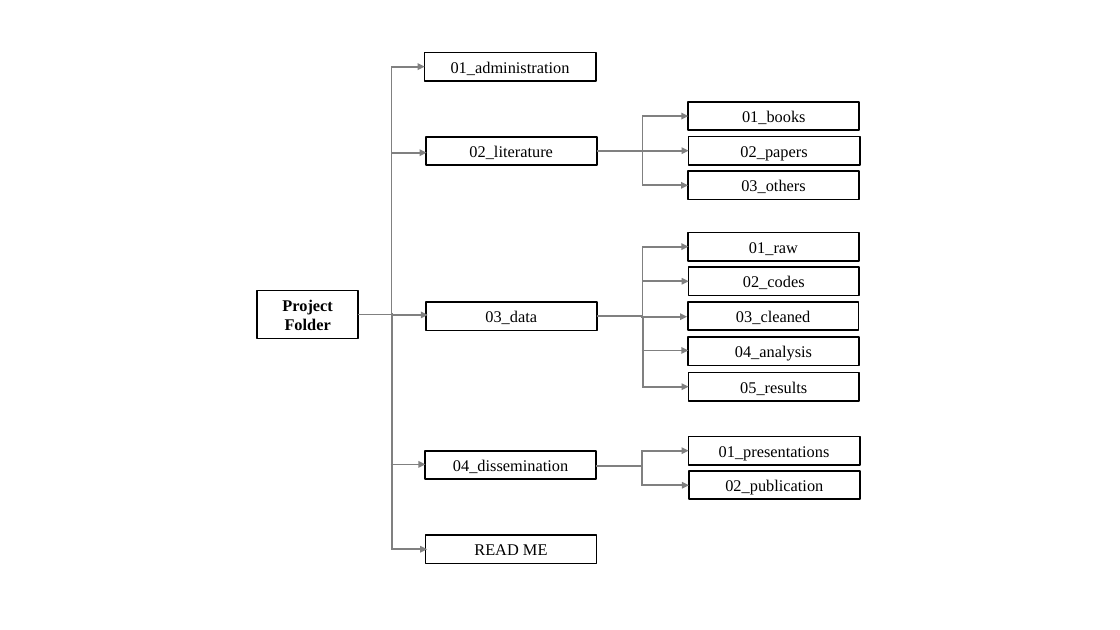
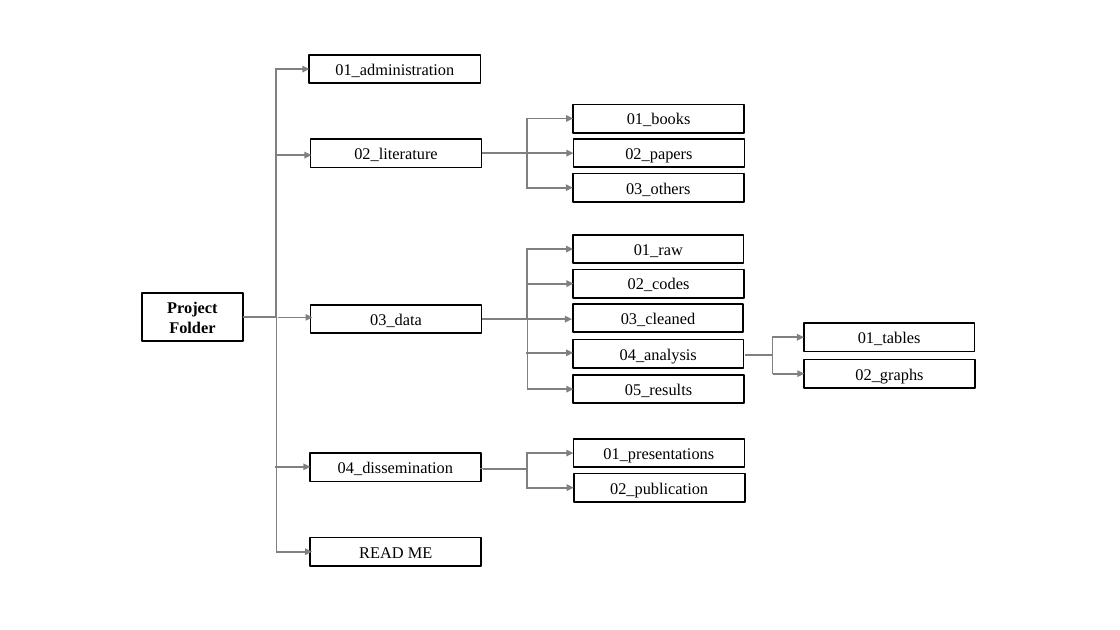
Before and after one commit to rmcondor/econresearchR, a slide deck: slide 1 of econresearchR.pptx. Drawn at 1120x630 pixels with LibreOffice and Linux fonts; fonts in the diff are those of the drawing. Boxes give left, top, right and bottom in pixels: in the first picture for what was removed or moved away, otherwise in the second. Text is boxed around its words. In the diff, an @@ line names an element or a change of style, - is before the commit and + after.

```diff
--- a/econresearchR.pptx
+++ b/econresearchR.pptx
@@ 6 rectangles, 4 arrows, 4 elbow arrows: place and size @@
-6 rectangles, 4 arrows, 4 elbow arrows at [359,66,860,564]
+6 rectangles, 4 arrows, 4 elbow arrows at [243,69,745,566]
@@ 10 rectangles, 4 elbow arrows, 3 arrows: place and size @@
-10 rectangles, 4 elbow arrows, 3 arrows at [257,53,860,549]
+10 rectangles, 4 elbow arrows, 3 arrows at [142,55,745,552]
@@ group added at [745,323,975,388]: 2 rectangles, 2 lines, 2 arrows @@
+01_tables
+02_graphs
```
